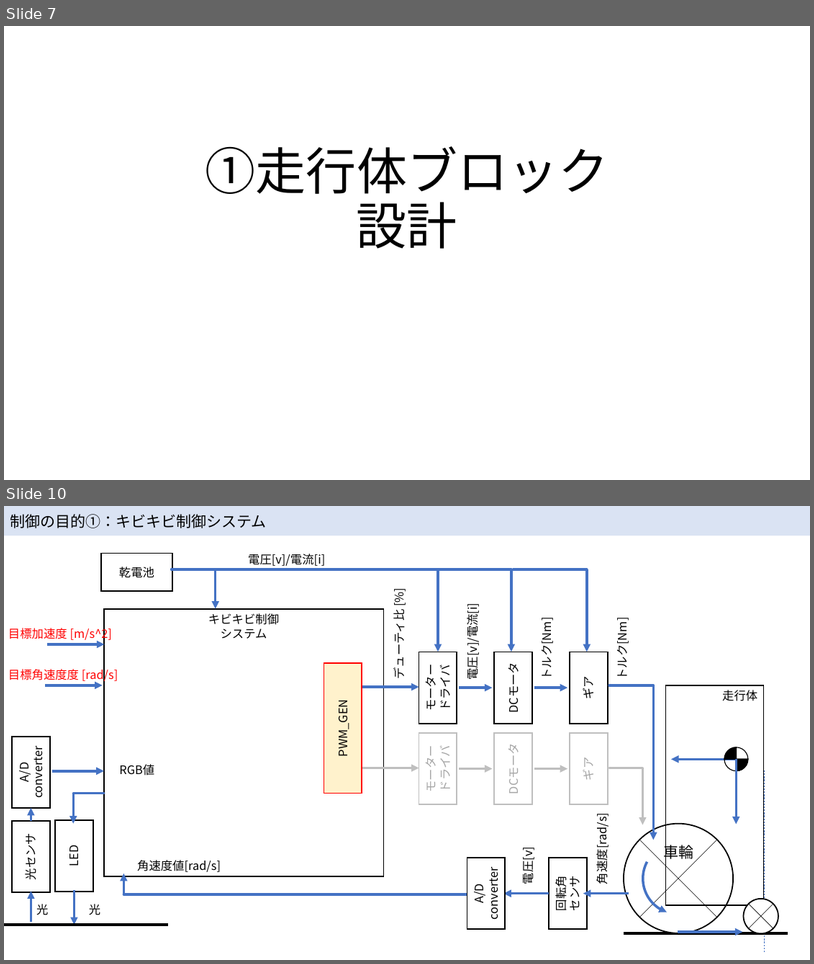
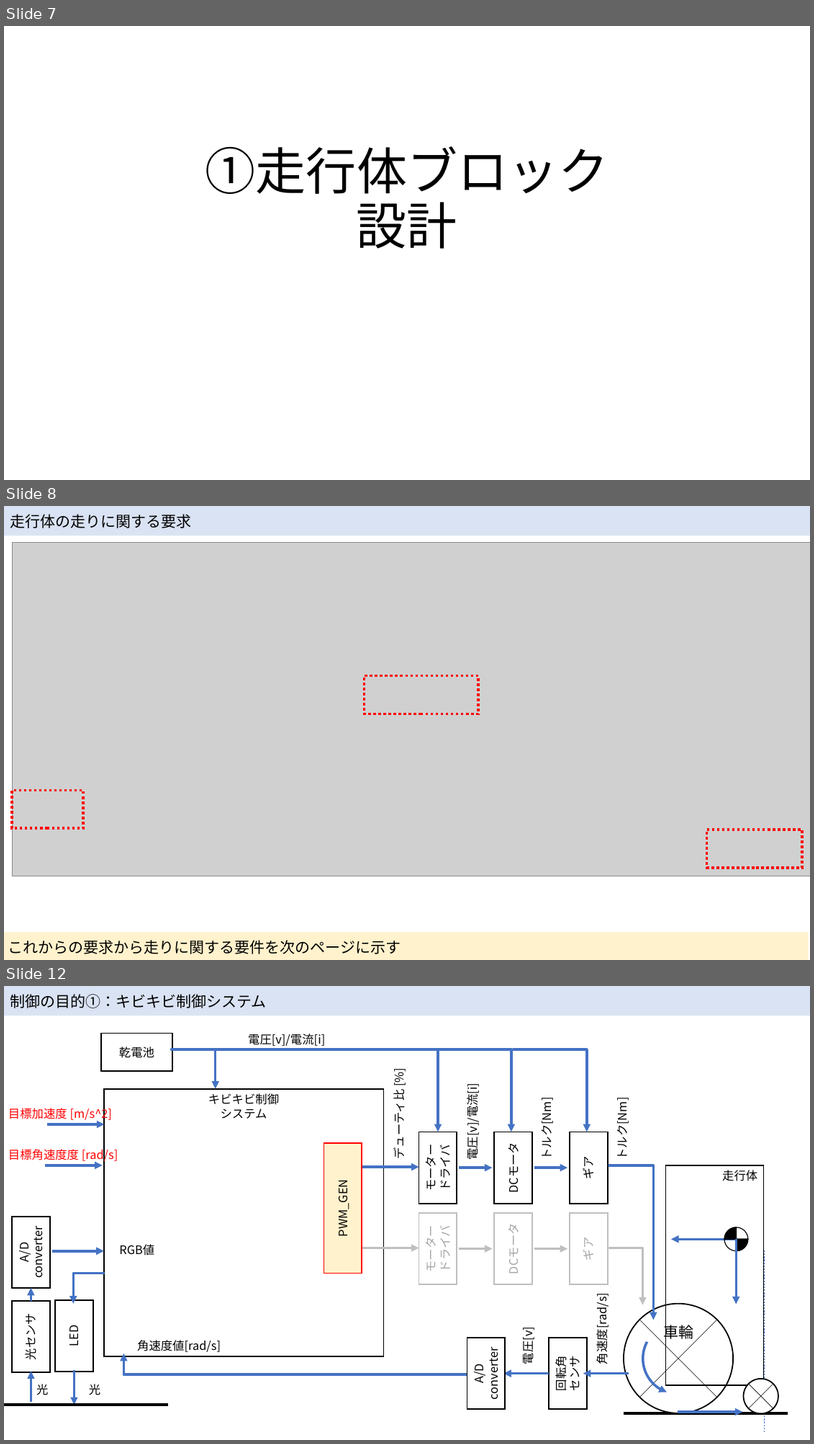
Before and after one commit to McRobo2019/ET_Robo_2019, a slide deck: Documents/hirojiren_設計ノート.pptx. Shown one above the other, each under a label of ours: slides 7 and 10 before the commit, slides 7, 8 and 12 after it; the slides between them are not shown. The pictures are 814x964 and 814x1444 pixels, drawn with LibreOffice and Linux fonts; fonts in the diff are those of the drawing; grey boxes stand for pictures. Boxes give left, top, right and bottom in pixels: in the first picture for what was removed or moved away, otherwise in the second. Text is boxed around its words. In the diff, an @@ line names an element or a change of style, - is before the commit and + after.

Commit message:
KP-145 走行体の走りに関する要件を追加

```diff
--- a/Documents/hirojiren_設計ノート.pptx
+++ b/Documents/hirojiren_設計ノート.pptx
@@ slide 8 added at (4,506,810,960), background #FFFFFF @@
@@ rectangle added at (4,506,810,536), fill #DAE3F3, 18 pt, text #000000 @@
+走行体の走りに関する要求
@@ picture added at (12,542,810,875) @@
@@ rectangle added at (365,676,479,714), outline #FF0000 3 pt dashed @@
@@ rectangle added at (12,790,83,828), outline #FF0000 3 pt dashed @@
@@ rectangle added at (707,830,802,867), outline #FF0000 3 pt dashed @@
@@ rectangle added at (4,932,808,960), fill #FFF2CC, 18 pt, text #000000 @@
+これからの要求から走りに関する要件を次のページに示す
@@ what was slide 10 is now slide 12 @@
```
Also in this commit, not shown: 1 slide changed, 2 other slides added, 1 slide removed.
